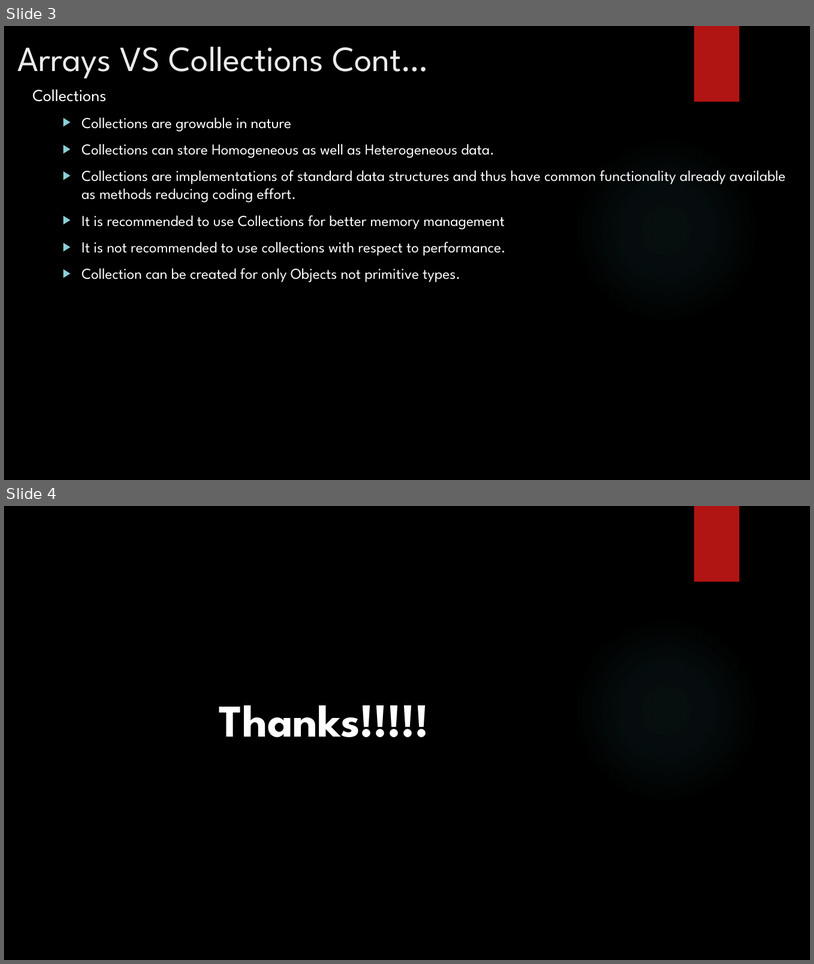
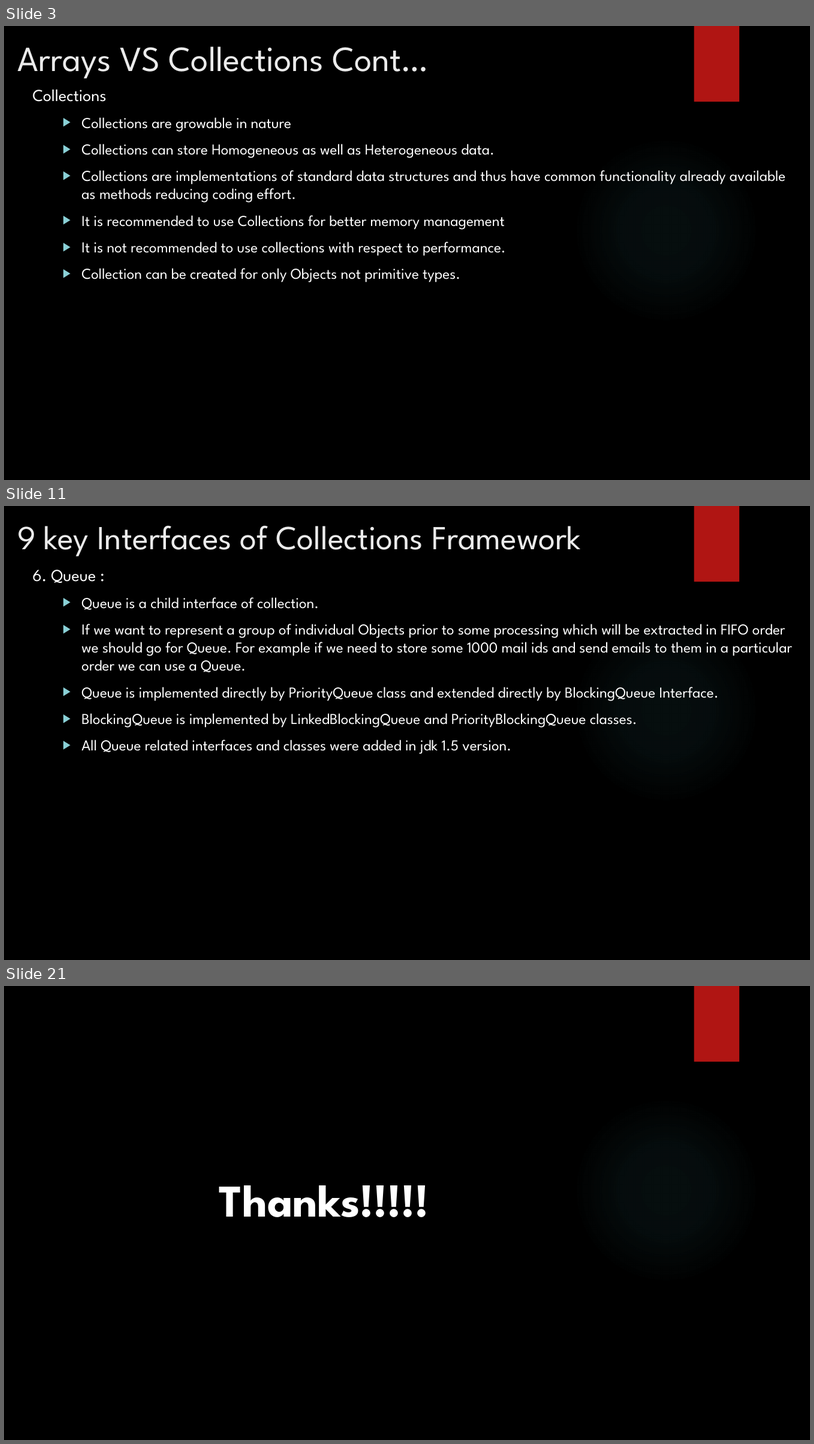
Before and after one commit to rudhrainfogain/java-collections, a slide deck: src/main/resources/JavaCollections.pptx. Shown one above the other, each under a label of ours: slides 3 and 4 before the commit, slides 3, 11 and 21 after it; the slides between them are not shown. The pictures are 814x964 and 814x1444 pixels, drawn with LibreOffice and Linux fonts; fonts in the diff are those of the drawing; background and template pictures are left out. Boxes give left, top, right and bottom in pixels: in the first picture for what was removed or moved away, otherwise in the second. Text is boxed around its words. In the diff, an @@ line names an element or a change of style, - is before the commit and + after.

Commit message:
Detailed overview ofCollections framework

```diff
--- a/src/main/resources/JavaCollections.pptx
+++ b/src/main/resources/JavaCollections.pptx
@@ slide 11 added at (4, 506, 810, 960), background picture (left out); not listed: 2 template elements that a slide beside it also shows @@
@@ title added at (17, 525, 581, 556), 40 pt, text #EBEBEB @@
+9 key Interfaces of Collections Framework
@@ text added at (33, 570, 792, 754), 18 pt, text #FFFFFF @@
+6. Queue :
+  ▶ Queue is a child interface of collection.
+  ▶ If we want to represent a group of individual Objects prior to some processing which will be extracted in FIFO order we should go for Queue. For example if we need to store some 1000 mail ids and send emails to them in a particular order we can use a Queue.
+  ▶ Queue is implemented directly by PriorityQueue class and extended directly by BlockingQueue Interface.
+  ▶ BlockingQueue is implemented by LinkedBlockingQueue and PriorityBlockingQueue classes.
+  ▶ All Queue related interfaces and classes were added in jdk 1.5 version.
@@ what was slide 4 is now slide 21 @@
```
Also in this commit, not shown: 16 other slides added.
